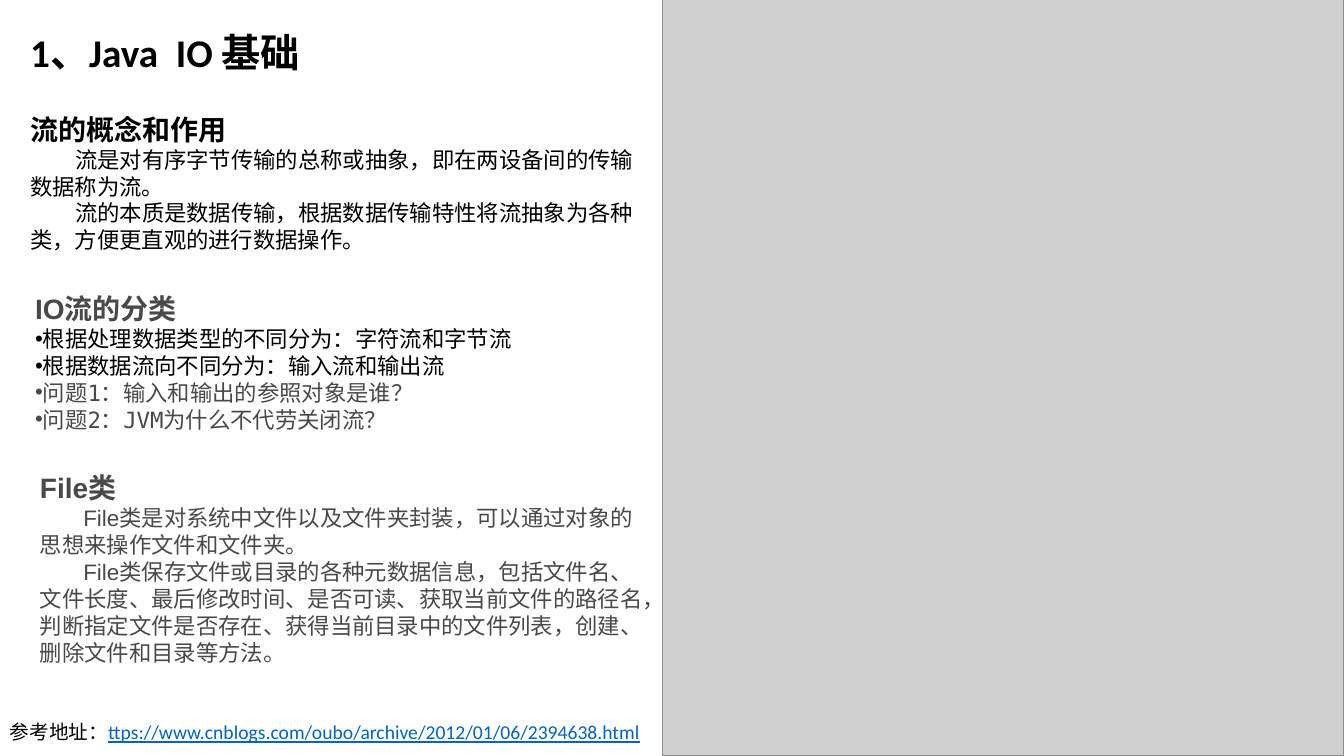
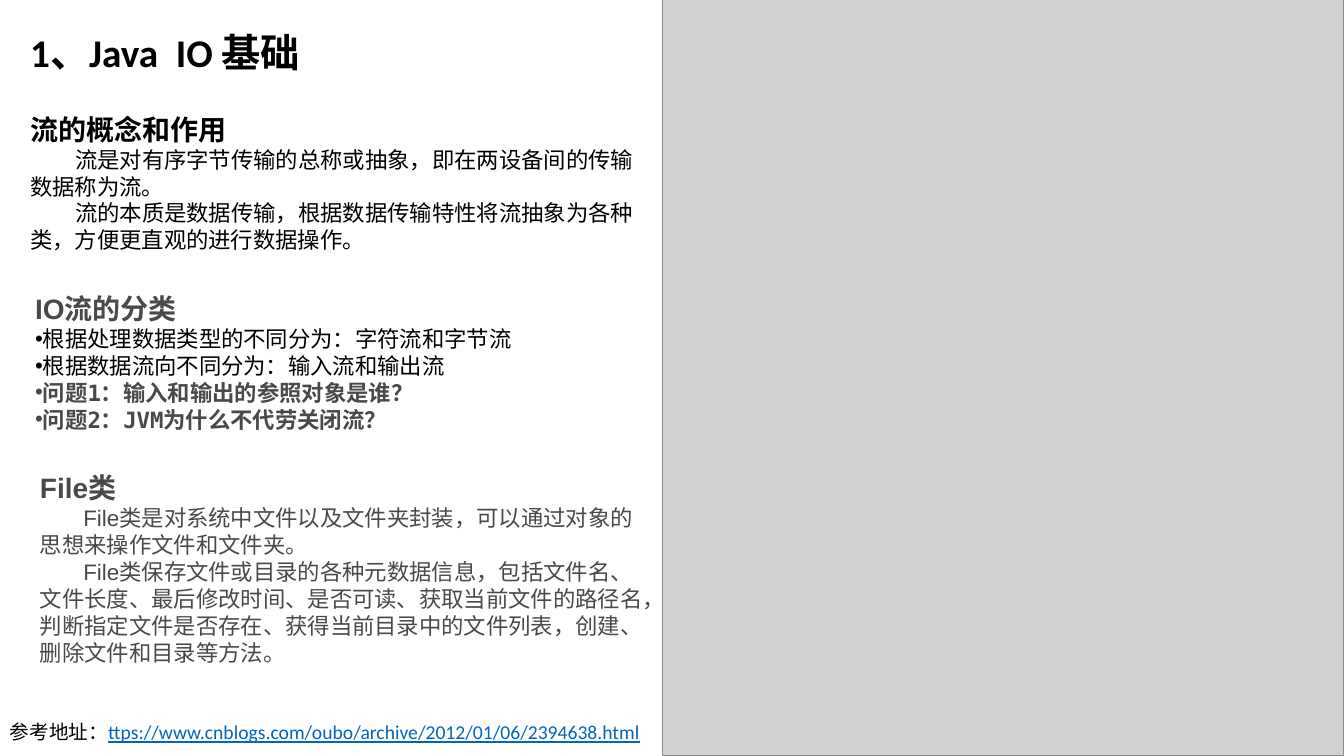
Before and after one commit to zhangyd3739/gitPath, a slide deck: slide 4 of Netty入门指南.pptx. Drawn at 1344x756 pixels with LibreOffice and Linux fonts; fonts in the diff are those of the drawing; grey boxes stand for pictures. Boxes give left, top, right and bottom in pixels: in the first picture for what was removed or moved away, otherwise in the second. Text is boxed around its words. In the diff, an @@ line names an element or a change of style, - is before the commit and + after.

```diff
--- a/Netty入门指南.pptx
+++ b/Netty入门指南.pptx
@@ text at (43, 382, 414, 430): bold on in "问题1：输入和输出的参照对象是谁？", "问题2：JVM为什么不代劳关闭流？" @@
```
Also in this commit, not shown: 1 other slide changed, 1 slide added, 2 other files.
